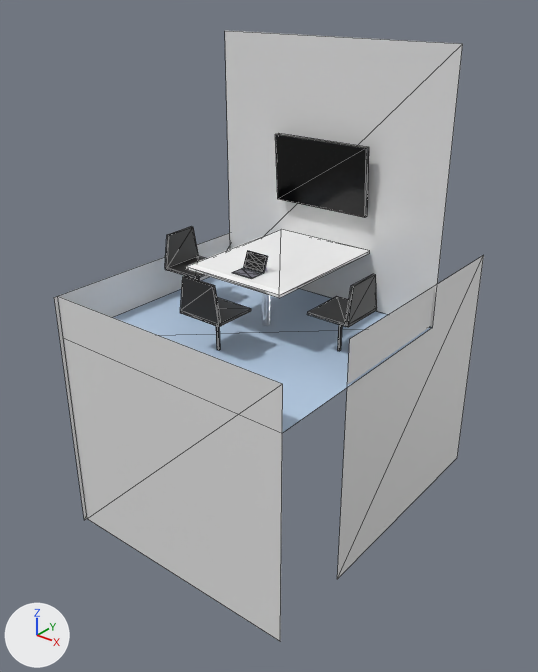
The glTF model besprechungsraum.gltf, before and after one commit.
Before and after are seen from a 50 mm camera at (3.36, -4.25, 3.6) aimed at (-1.51, 1.84, -0.18). The lights are fixed; the arrows at lower left show +X, +Y and +Z. Mesh edges are drawn as thin lines on the coarser meshes. Where no turn or scale is listed for an object, it has been applied to the vertices.
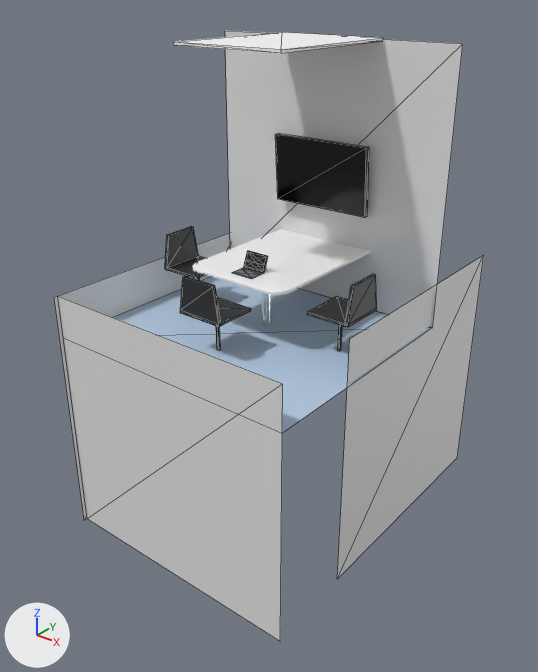
What changed in the scene script:
```text
Change ob_cube_003:
    ob_cube_003.location: (-1.5, 2.03, 0.71) -> (-1.5, 2.03, 3.0)
```

Pixel boxes (x1, y1, x2, y2) of what changed, in the pictures (538 x 672 px):
'Cube.003', moved
    before: (186, 254, 367, 298)
    after: (174, 32, 383, 53)
